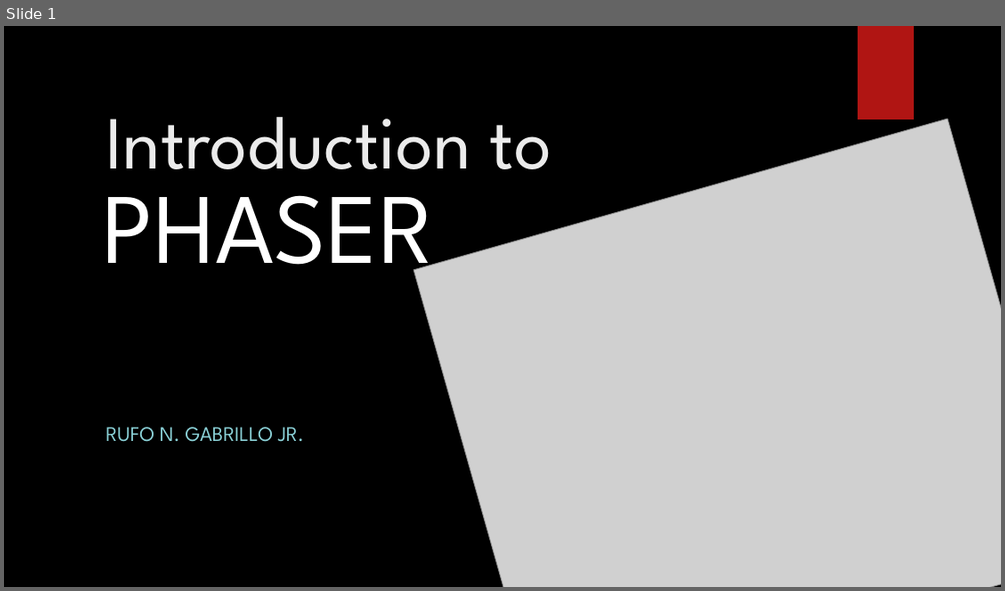
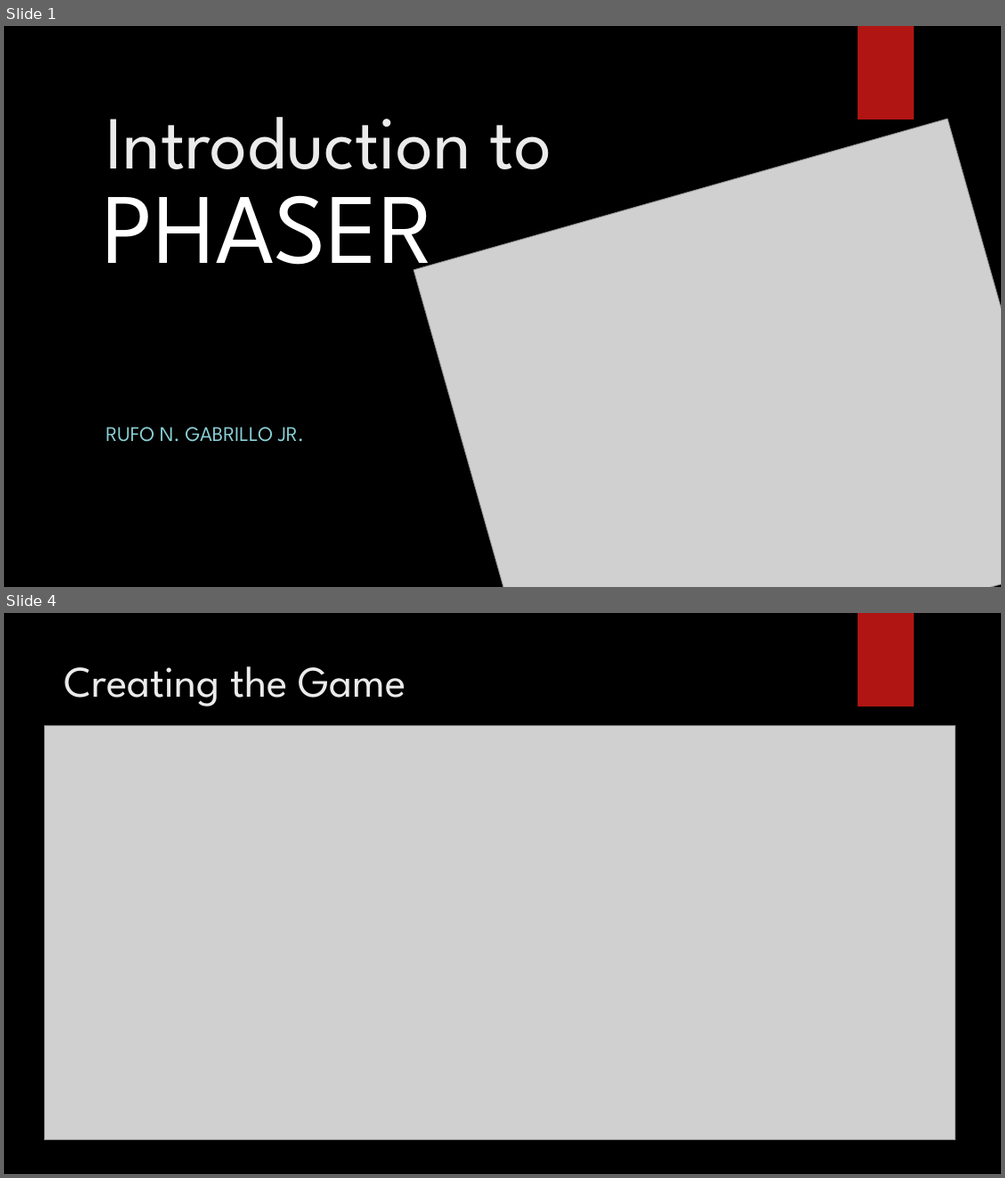
Before and after one commit to jrgabrillo/lectures, a slide deck: phaser/lectures/2. introduction to phaser.pptx. Shown one above the other, each under a label of ours: slide 1 before the commit, slides 1 and 4 after it; the slides between them are not shown. The pictures are 1005x591 and 1005x1178 pixels, drawn with LibreOffice and Linux fonts; fonts in the diff are those of the drawing; grey boxes stand for pictures; background and template pictures are left out. Boxes give left, top, right and bottom in pixels: in the first picture for what was removed or moved away, otherwise in the second. Text is boxed around its words. In the diff, an @@ line names an element or a change of style, - is before the commit and + after.

```diff
--- a/phaser/lectures/2. introduction to phaser.pptx
+++ b/phaser/lectures/2. introduction to phaser.pptx
@@ slide 4 added at bbox=[4, 613, 1001, 1174], background picture (left out); not listed: 1 template element that a slide beside it also shows @@
@@ title added at bbox=[65, 666, 406, 706], 42 pt, text #EBEBEB @@
+Creating the Game
@@ picture added at bbox=[44, 726, 955, 1140] @@
```
Also in this commit, not shown: 1 slide changed, 3 other slides added, 22 other files.
